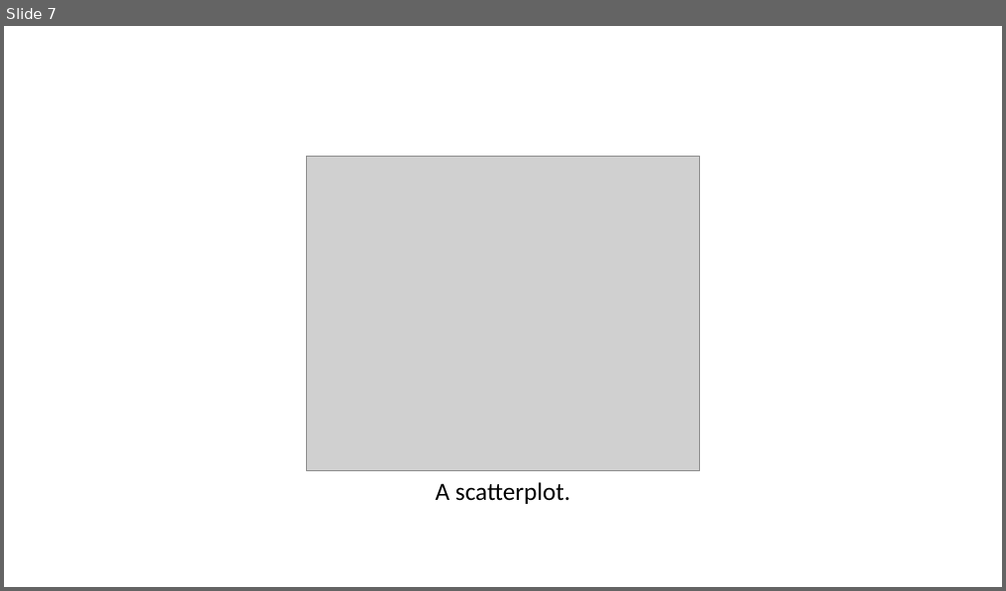
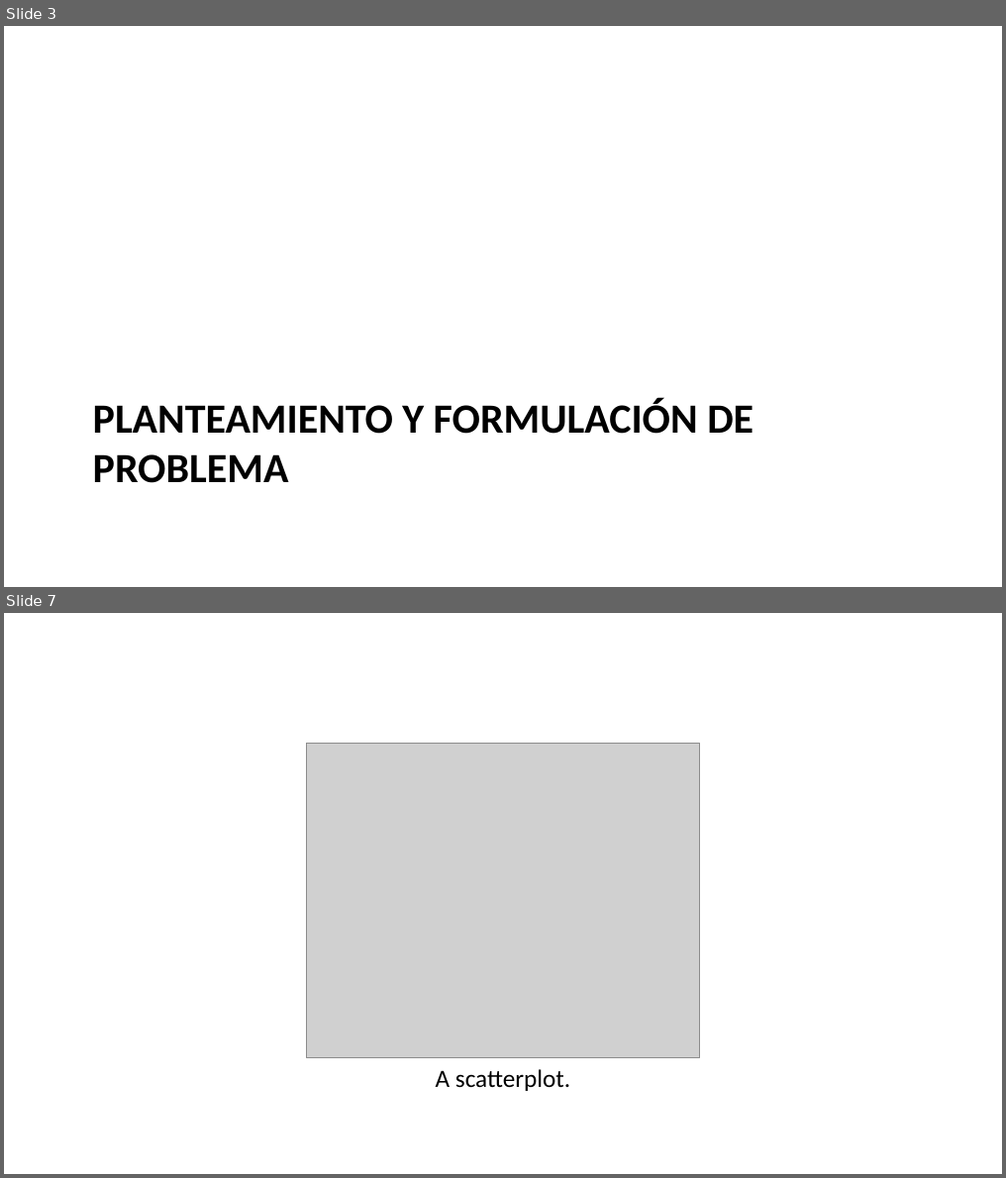
Before and after one commit to LASPUMSS/INVESTIGACION-PARA-OBTENER-EL-GRADO-DE-LICENCIATURA-EN-INGENIERIA-FINANCIERA-UMSS, a slide deck: RECURSOS-INVESTIGACION/PRESENTACION/PRESENTACION.pptx. Shown one above the other, each under a label of ours: slide 7 before the commit, slides 3 and 7 after it; the slides between them are not shown. The pictures are 1006x591 and 1006x1178 pixels, drawn with LibreOffice and Linux fonts; fonts in the diff are those of the drawing; grey boxes stand for pictures. Boxes give left, top, right and bottom in pixels: in the first picture for what was removed or moved away, otherwise in the second. Text is boxed around its words. In the diff, an @@ line names an element or a change of style, - is before the commit and + after.

```diff
--- a/RECURSOS-INVESTIGACION/PRESENTACION/PRESENTACION.pptx
+++ b/RECURSOS-INVESTIGACION/PRESENTACION/PRESENTACION.pptx
@@ slide 3 added at [4,26,1002,587], background #FFFFFF @@
@@ title added at [93,398,753,483], 30 pt, text #000000, bold @@
+PLANTEAMIENTO Y FORMULACIÓN DE PROBLEMA
```
Also in this commit, not shown: 6 other slides added, 7 slides removed, 1 other file.
